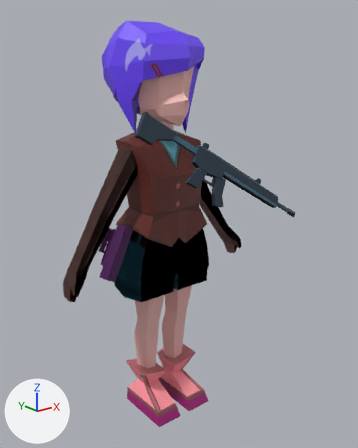
One commit to the glTF model assets/characters/lola/lola-m416.glb: the scene before it, then after it.
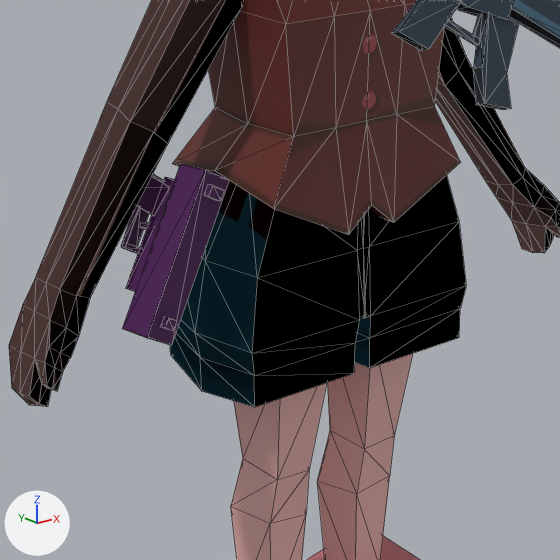
Each version appears first whole from a camera (50 mm lens) standing at (-1.426, -1.934, 1.769) and looking at (0.029, -0.116, 1.042), and next in a close-up on the part from 17% to 67% of the width and 38% to 78% of the height. The axes (+X, +Y, +Z) are drawn at lower left. The lights are the same throughout. The last two pictures show the newer version. The close-ups show mesh edges as thin lines. Where no turn or scale is listed for an object, it has been applied to the vertices.

The scene before the commit, as lines of its bpy script (objects in view):
```python
me_cube_010 = bpy.data.meshes.new('Cube.010')
me_cube_010.from_pydata(...)  # 140 vertices, 272 faces; spans x -0.534..0.534, y -0.07..0.088, z 0.742..1.46
me_cube_010.materials.append(mat_arms)  # picture img_arms_basecolor
me_lola_gun_basic_mesh_001 = bpy.data.meshes.new('Lola_Gun_Basic_Mesh.001')
me_lola_gun_basic_mesh_001.from_pydata(...)  # 232 vertices, 424 faces; spans x -0.117..0.064, y -0.164..0.071, z -0.194..0.057
me_lola_gun_basic_mesh_001.materials.append(mat_lola_gun_material)  # picture img_lola_gun_basecolor
me_m416_lowpoly_mesh_001 = bpy.data.meshes.new('M416_LowPoly_Mesh.001')
me_m416_lowpoly_mesh_001.from_pydata(...)  # 144 vertices, 228 faces; spans x -0.401..0.427, y -0.08..0.098, z -0.251..0.281
me_m416_lowpoly_mesh_001.materials.append(mat_m416_material)  # picture img_m416_base_color
ob_arms_001 = bpy.data.objects.new('Arms.001', me_cube_010)
ob_arms_001.location = (0.0, 0.0, 0.0)
ob_basic_gun_at_waist = bpy.data.objects.new('Basic_Gun_At_Waist', me_lola_gun_basic_mesh_001)
ob_basic_gun_at_waist.location = (-0.275, 0.049, 1.02)
ob_m416_carry = bpy.data.objects.new('M416_Carry', me_m416_lowpoly_mesh_001)
ob_m416_carry.location = (0.04, -0.398, 1.332)
# also in view: 'Top.001' at (0.0, -0.002, 1.215); 'PANTS.001' at (0.0, -0.004, 0.873); 'Cylinder.002' at (0.0, -0.001, 0.482)
```
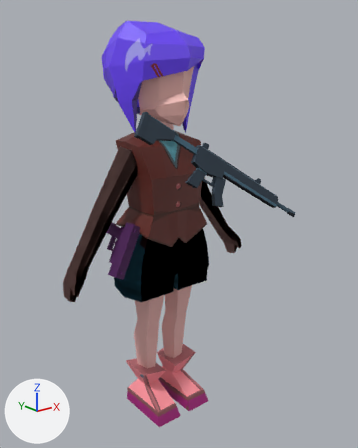
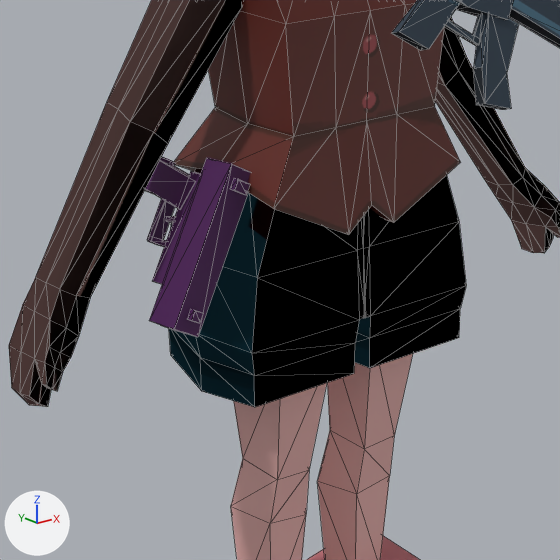
Edits to the scene script, one JSON object a line:
```json
{"op": "set", "path": "ob_basic_gun_at_waist.location", "old": "(-0.275, 0.049, 1.02)", "new": "(-0.229, 0.049, 1.02)"}
```

Location of each change, (x1, y1, x2, y2) in pixels of the close-ups (560 x 560 px):
```json
{"object": "Basic_Gun_At_Waist", "change": "moved", "before": [121, 163, 229, 345], "after": [145, 157, 250, 337]}
```
